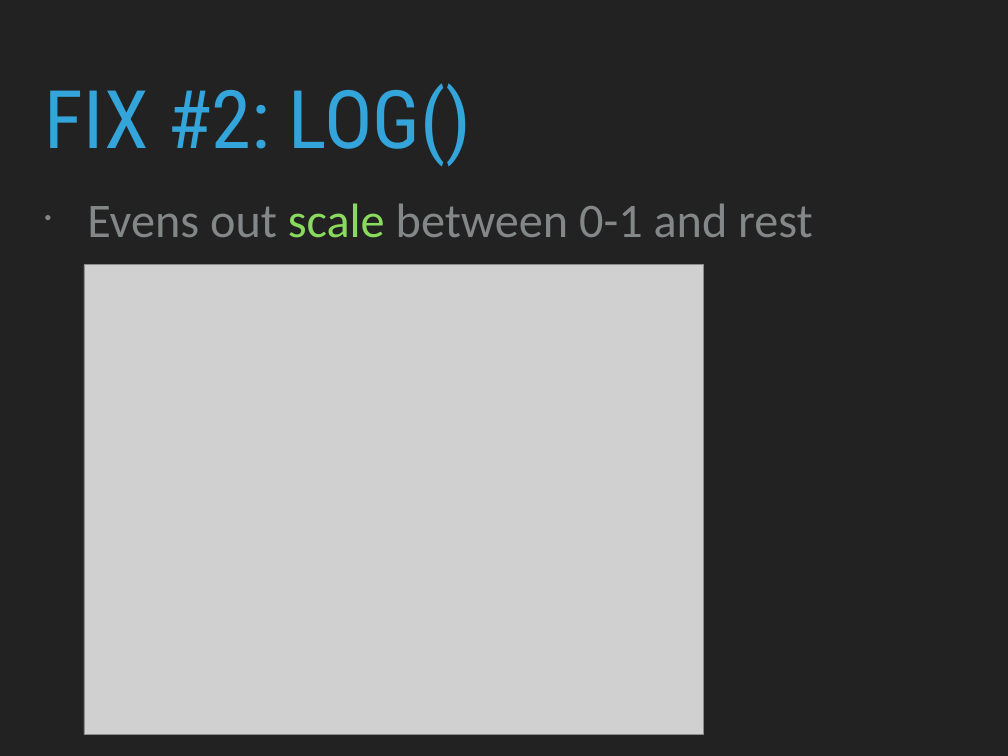
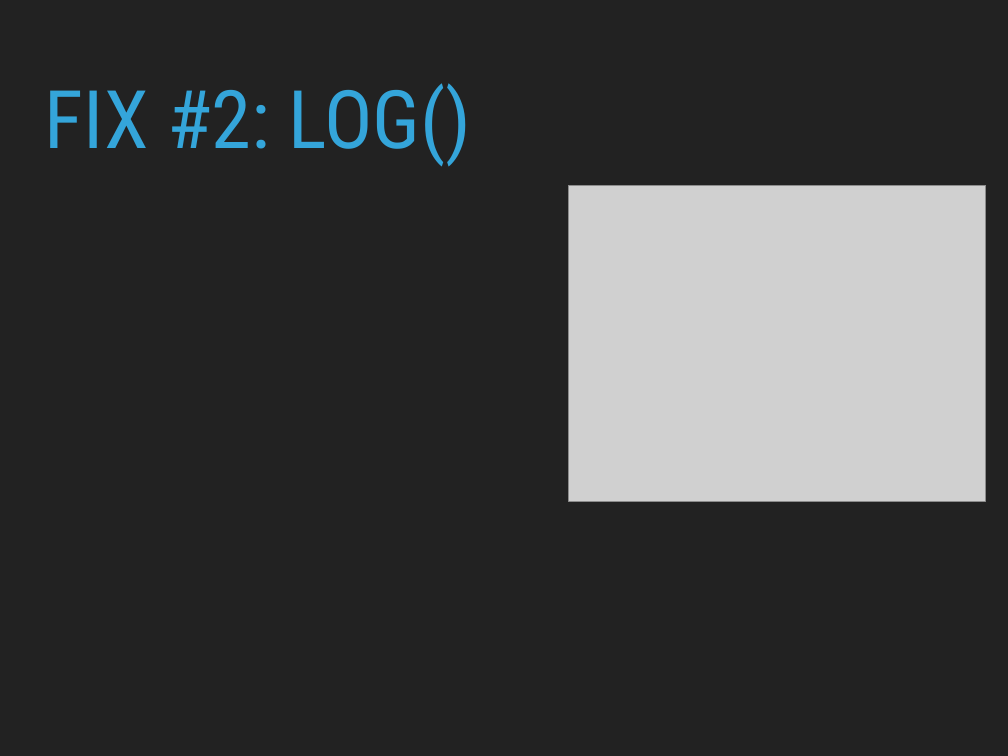
Before and after one commit to patricks1/noble-machine-learning, a slide deck: slide 11 of Session4/Session4_Slides.pptx (slide 10 before the commit). Drawn at 1008x756 pixels with LibreOffice and Linux fonts; fonts in the diff are those of the drawing; grey boxes stand for pictures. Boxes give left, top, right and bottom in pixels: in the first picture for what was removed or moved away, otherwise in the second. Text is boxed around its words. In the diff, an @@ line names an element or a change of style, - is before the commit and + after.

```diff
--- a/Session4/Session4_Slides.pptx
+++ b/Session4/Session4_Slides.pptx
@@ text removed at <box>87,203,813,238</box> @@
-• Evens out scale between 0-1 and rest
@@ picture: place and size @@
-picture at <box>84,265,705,735</box>
+picture at <box>569,185,986,501</box>
```
Also in this commit, not shown: 6 other slides changed, 1 slide added, 2 other files.
